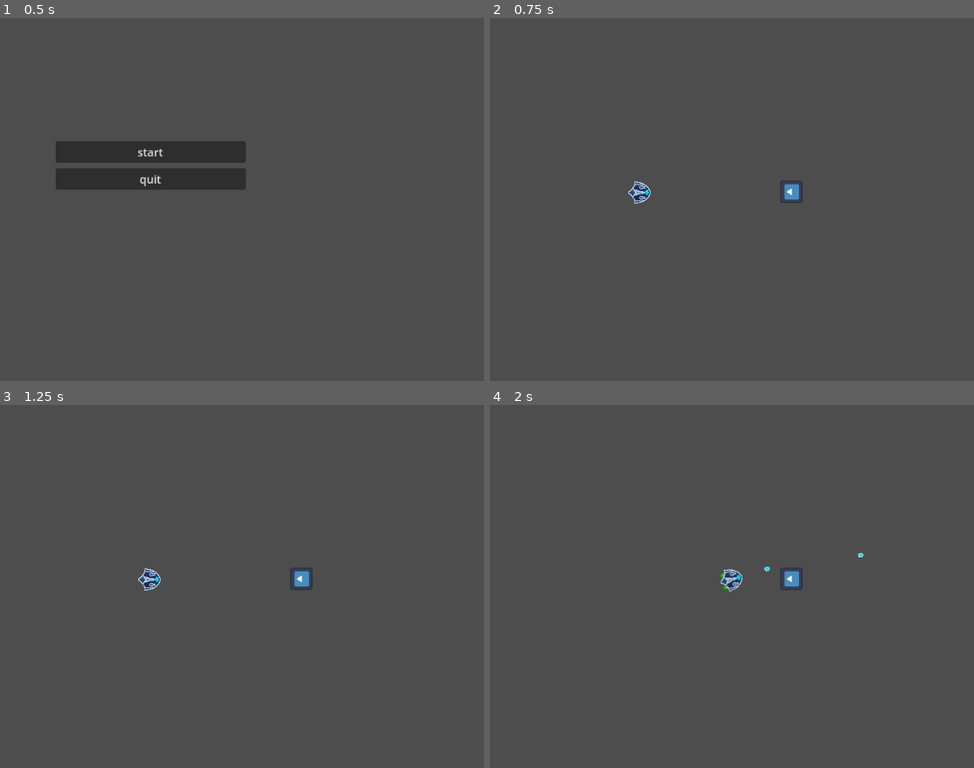
Above: before the commit, frames 1-4 (two rows, left to right).
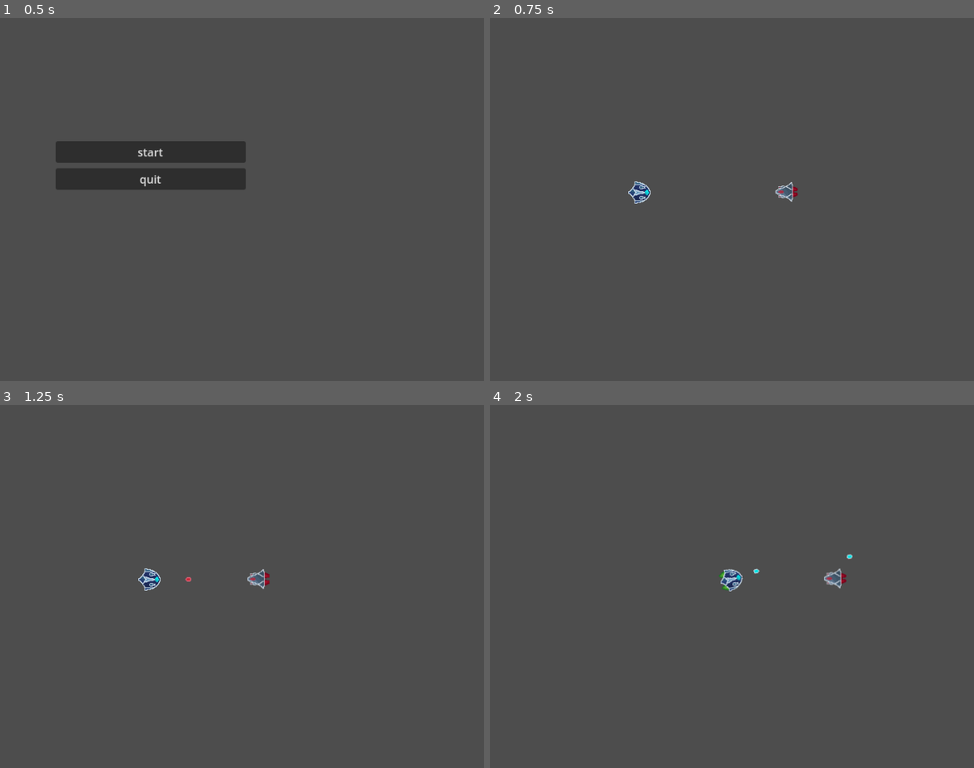
Above: after the commit, the same moments.

Repository: Pampaka/space-wanderer
Game: Godot game, scene res://main.tscn
Two runs of this game, one before a commit and one after it. Both use one fixed random seed, a clock stepped at 60 frames per second and the inputs below. The engine's default icon, where the game draws it, is replaced by a stand-in: a white triangle on a blue panel in a dark square.
Inputs (mouse positions are in pixels of both pictures, inside the frame that each line leads up to):
- Up to frame 1 (0.5 s): no input
- Up to frame 2 (0.75 s): click "start" at 0.5 s
- Up to frame 3 (1.25 s): no input
- Up to frame 4 (2 s): move the mouse to (785, 564) at 1.27 s; press the mouse at (785, 564) at 1.28 s; hold D (move_right) from 1.28 s (still down)

Frame 1 is identical in both runs. In frame 2, 0.2% of the frame differs, in the area x 58-65%, y 44-51%; in frame 3, 0.3%; in frame 4, 0.4%, in the area x 54-78%, y 40-51%.

Commit message:
add logic for pirate ship

Diff:
--- a/characters/space/pirates/pirate_ship_small/pirate_ship_small.gd
+++ b/characters/space/pirates/pirate_ship_small/pirate_ship_small.gd
@@ -3,7 +3,52 @@
 
 signal died
 
+@onready var weapon = $Blaster
+
 var health = 10
+
+var max_speed = 200.0
+var speed = max_speed
+var acceleration = 700.0
+var friction = 500.0
+var rotation_speed = acceleration / 30
+
+var target: Node2D
+var max_distance_to_target = 190
+var min_distance_to_target = 170
+var attack_distance_to_target = 250
+
+
+func _ready() -> void:
+	$Ship.play()
+	weapon.initialize(self)
+
+
+func _physics_process(delta: float) -> void:
+	# Movement
+	if target:
+		var direction = global_position.direction_to(target.global_position)
+		var distance = global_position.distance_to(target.global_position)
+
+		# Shooting
+		weapon.is_shooting = distance <= attack_distance_to_target
+
+		if distance > max_distance_to_target:
+			velocity = velocity.move_toward(direction * speed, acceleration * delta)
+		elif distance < min_distance_to_target:
+			velocity = velocity.move_toward(direction * -1 * speed, acceleration * delta)
+		else:
+			velocity = velocity.move_toward(Vector2.ZERO, friction * delta)
+		rotation = lerp_angle(rotation, direction.angle(), rotation_speed * delta)
+		$Ship.animation = "move"
+	else:
+		velocity = velocity.move_toward(Vector2.ZERO, friction * delta)
+		$Ship.animation = "idle"
+
+	if velocity.length() > speed:
+		velocity = velocity.normalized() * speed;
+
+	move_and_slide()
 
 
 func take_damage(damage: int):
@@ -16,3 +61,15 @@
 	health = 0
 	died.emit()
 	queue_free()
+
+
+func _on_aggro_zone_body_entered(body: Node2D) -> void:
+	if not target:
+		target = body
+		$AggroZone.scale = Vector2(35, 35)
+
+
+func _on_aggro_zone_body_exited(body: Node2D) -> void:
+	if body == target:
+		target = null
+		$AggroZone.scale = Vector2(30, 30)
--- a/characters/space/pirates/pirate_ship_small/pirate_ship_small.tscn
+++ b/characters/space/pirates/pirate_ship_small/pirate_ship_small.tscn
@@ -1,20 +1,82 @@
-[gd_scene load_steps=4 format=3 uid="uid://gwfybtqmslg6"]
+[gd_scene load_steps=12 format=3 uid="uid://gwfybtqmslg6"]
 
 [ext_resource type="Script" path="res://characters/space/pirates/pirate_ship_small/pirate_ship_small.gd" id="1_im65r"]
-[ext_resource type="Texture2D" uid="uid://bebqos4oeam77" path="res://icon.svg" id="1_smcie"]
+[ext_resource type="Texture2D" uid="uid://bxhbyjal3biwp" path="res://characters/space/pirates/pirate_ship_small/assets/pirate_ship_small.png" id="2_j32dq"]
+[ext_resource type="Texture2D" uid="uid://b0cbxwxayuiun" path="res://characters/space/pirates/pirate_ship_small/assets/pirate_ship_small_move.png" id="3_0hu3r"]
+[ext_resource type="PackedScene" uid="uid://cnv48v27683yf" path="res://weapons/space/blaster/blaster.tscn" id="4_xkymw"]
+[ext_resource type="Texture2D" uid="uid://d58ofbr5sx30" path="res://characters/space/pirates/assets/bullet.png" id="5_jlvpt"]
 
-[sub_resource type="CircleShape2D" id="CircleShape2D_xwfls"]
-radius = 16.0
+[sub_resource type="AtlasTexture" id="AtlasTexture_v4cg0"]
+atlas = ExtResource("3_0hu3r")
+region = Rect2(0, 0, 32, 32)
+
+[sub_resource type="AtlasTexture" id="AtlasTexture_fvrop"]
+atlas = ExtResource("3_0hu3r")
+region = Rect2(33, 0, 32, 32)
+
+[sub_resource type="SpriteFrames" id="SpriteFrames_76om1"]
+animations = [{
+"frames": [{
+"duration": 1.0,
+"texture": ExtResource("2_j32dq")
+}],
+"loop": true,
+"name": &"idle",
+"speed": 5.0
+}, {
+"frames": [{
+"duration": 1.0,
+"texture": SubResource("AtlasTexture_v4cg0")
+}, {
+"duration": 1.0,
+"texture": SubResource("AtlasTexture_fvrop")
+}],
+"loop": true,
+"name": &"move",
+"speed": 5.0
+}]
+
+[sub_resource type="CapsuleShape2D" id="CapsuleShape2D_u5fha"]
+radius = 9.0
+height = 26.0
+
+[sub_resource type="CapsuleShape2D" id="CapsuleShape2D_ykl28"]
+radius = 5.0
+
+[sub_resource type="CircleShape2D" id="CircleShape2D_80kdj"]
 
 [node name="PirateShipSmall" type="CharacterBody2D"]
 collision_layer = 4
 collision_mask = 5
 script = ExtResource("1_im65r")
 
-[node name="Sprite2D" type="Sprite2D" parent="."]
+[node name="Ship" type="AnimatedSprite2D" parent="."]
 rotation = 1.5708
-scale = Vector2(0.25, 0.25)
-texture = ExtResource("1_smcie")
+sprite_frames = SubResource("SpriteFrames_76om1")
+animation = &"move"
+frame_progress = 0.825318
 
 [node name="CollisionShape2D" type="CollisionShape2D" parent="."]
-shape = SubResource("CircleShape2D_xwfls")
+position = Vector2(3, 0)
+rotation = 1.57079
+shape = SubResource("CapsuleShape2D_u5fha")
+
+[node name="CollisionShape2D2" type="CollisionShape2D" parent="."]
+position = Vector2(-5, 0)
+shape = SubResource("CapsuleShape2D_ykl28")
+
+[node name="AggroZone" type="Area2D" parent="."]
+visible = false
+scale = Vector2(30, 30)
+collision_layer = 0
+
+[node name="CollisionShape2D" type="CollisionShape2D" parent="AggroZone"]
+shape = SubResource("CircleShape2D_80kdj")
+
+[node name="Blaster" parent="." instance=ExtResource("4_xkymw")]
+bullet_texture = ExtResource("5_jlvpt")
+bullet_mask = 1
+cool_down = 0.5
+
+[connection signal="body_entered" from="AggroZone" to="." method="_on_aggro_zone_body_entered"]
+[connection signal="body_exited" from="AggroZone" to="." method="_on_aggro_zone_body_exited"]
--- a/characters/space/player_ship/player_ship.gd
+++ b/characters/space/player_ship/player_ship.gd
@@ -4,9 +4,8 @@
 
 @onready var weapon = $Blaster
 
-const MAX_SPEED = 250.0
-
-var speed = MAX_SPEED
+var max_speed = 250.0
+var speed = max_speed
 var acceleration = 700.0
 var friction = 500.0
 var rotation_speed = acceleration / 30
@@ -23,10 +22,10 @@
 	if weapon.is_shooting:
 		rotation = global_position.angle_to_point(get_global_mouse_position())
 
+	# Movement
 	var direction = Input.get_vector("move_left", "move_right", "move_forward", "move_back")
 	direction = direction.normalized()
 
-	# Movement
 	if direction:
 		velocity = velocity.move_toward(direction * speed, acceleration * delta)
 		$Ship.animation = "move"
--- a/characters/space/player_ship/player_ship.tscn
+++ b/characters/space/player_ship/player_ship.tscn
@@ -1,9 +1,10 @@
-[gd_scene load_steps=9 format=3 uid="uid://bt7r1vwp1hh4g"]
+[gd_scene load_steps=10 format=3 uid="uid://bt7r1vwp1hh4g"]
 
 [ext_resource type="Script" path="res://characters/space/player_ship/player_ship.gd" id="1_816h7"]
 [ext_resource type="Texture2D" uid="uid://cdx11ouq061cw" path="res://characters/space/player_ship/assets/ship.png" id="1_cp0uy"]
 [ext_resource type="Texture2D" uid="uid://cun3h1yotard" path="res://characters/space/player_ship/assets/ship_move.png" id="2_pget1"]
-[ext_resource type="PackedScene" uid="uid://cypycf364rj33" path="res://characters/space/player_ship/weapons/blaster/blaster.tscn" id="4_xqouq"]
+[ext_resource type="PackedScene" uid="uid://cnv48v27683yf" path="res://weapons/space/blaster/blaster.tscn" id="4_78ten"]
+[ext_resource type="Texture2D" uid="uid://be6a3sby2qv34" path="res://characters/space/player_ship/assets/bullet.png" id="5_pk4wu"]
 
 [sub_resource type="AtlasTexture" id="AtlasTexture_llymq"]
 atlas = ExtResource("2_pget1")
@@ -50,5 +51,5 @@
 [node name="CollisionShape2D" type="CollisionShape2D" parent="."]
 shape = SubResource("CircleShape2D_neu7l")
 
-[node name="Blaster" parent="." instance=ExtResource("4_xqouq")]
-position = Vector2(16, 0)
+[node name="Blaster" parent="." instance=ExtResource("4_78ten")]
+bullet_texture = ExtResource("5_pk4wu")
--- a/characters/space/player_ship/weapons/blaster/blaster.tscn
+++ /dev/null
@@ -1,8 +0,0 @@
-[gd_scene load_steps=3 format=3 uid="uid://cypycf364rj33"]
-
-[ext_resource type="Script" path="res://characters/space/player_ship/weapons/blaster/blaster.gd" id="1_w35p2"]
-[ext_resource type="PackedScene" uid="uid://8jl3g5arv8rr" path="res://characters/space/player_ship/weapons/blaster/blaster_bullet.tscn" id="2_dnkm3"]
-
-[node name="Blaster" type="Node2D"]
-script = ExtResource("1_w35p2")
-bullet_scene = ExtResource("2_dnkm3")
--- a/characters/space/player_ship/weapons/blaster/blaster_bullet.tscn
+++ /dev/null
@@ -1,19 +0,0 @@
-[gd_scene load_steps=4 format=3 uid="uid://8jl3g5arv8rr"]
-
-[ext_resource type="Script" path="res://characters/space/player_ship/weapons/blaster/blaster_bullet.gd" id="1_imqgm"]
-[ext_resource type="Texture2D" uid="uid://be6a3sby2qv34" path="res://characters/space/player_ship/assets/bullet.png" id="1_pwa5g"]
-
-[sub_resource type="RectangleShape2D" id="RectangleShape2D_j7w44"]
-size = Vector2(8, 6)
-
-[node name="BlasterBullet" type="Area2D"]
-collision_layer = 2
-collision_mask = 4
-script = ExtResource("1_imqgm")
-
-[node name="CollisionShape2D" type="CollisionShape2D" parent="."]
-shape = SubResource("RectangleShape2D_j7w44")
-
-[node name="Sprite2D" type="Sprite2D" parent="."]
-rotation = 1.5708
-texture = ExtResource("1_pwa5g")
--- a/characters/space/player_ship/weapons/blaster/blaster.gd
+++ b/weapons/space/blaster/blaster.gd
@@ -2,16 +2,19 @@
 
 
 @export var bullet_scene: PackedScene
+@export var bullet_texture: Texture2D
+@export_flags_2d_physics var bullet_mask: int = 4
 
-var player: CharacterBody2D
+@export var damage = 3
+@export var cool_down = 0.3
+
+var blaster_owner: CharacterBody2D
 var is_shooting = false
-var damage = 3
-var cool_down = 0.3
 var time_since_last_shot = 0.0
 
 
 func initialize(character: CharacterBody2D):
-	player = character
+	blaster_owner = character
 
 
 func _process(delta: float) -> void:
@@ -21,7 +24,10 @@
 		time_since_last_shot = 0.0
 
 		var bullet = bullet_scene.instantiate()
+		bullet.set_texture(bullet_texture)
 		bullet.damage = damage
 		bullet.global_position = global_position
-		bullet.rotation = player.rotation
+		bullet.rotation = blaster_owner.rotation
+		bullet.set_collision_mask(bullet_mask)
+
 		get_tree().current_scene.add_child(bullet)
--- /dev/null
+++ b/weapons/space/blaster/blaster.tscn
@@ -0,0 +1,10 @@
+[gd_scene load_steps=4 format=3 uid="uid://cnv48v27683yf"]
+
+[ext_resource type="Script" path="res://weapons/space/blaster/blaster.gd" id="1_cak8m"]
+[ext_resource type="PackedScene" uid="uid://03u2cw0r0cyp" path="res://weapons/space/blaster/blaster_bullet.tscn" id="2_m2lml"]
+[ext_resource type="Texture2D" uid="uid://ceb0a7rli63gy" path="res://weapons/space/blaster/bullet.png" id="3_fns8g"]
+
+[node name="Blaster" type="Node2D"]
+script = ExtResource("1_cak8m")
+bullet_scene = ExtResource("2_m2lml")
+bullet_texture = ExtResource("3_fns8g")
--- a/characters/space/player_ship/weapons/blaster/blaster_bullet.gd
+++ b/weapons/space/blaster/blaster_bullet.gd
@@ -1,7 +1,6 @@
 extends Area2D
 
-const MAX_RANGE = 500.0
-
+var max_range = 300.0
 var damage = 3
 var speed = 700.0
 var current_range = 0.0
@@ -15,11 +14,15 @@
 	global_position += direction * distance
 
 	current_range += distance
-	if current_range >= MAX_RANGE:
+	if current_range >= max_range:
 		queue_free()
 
 
+func set_texture(texture: Texture2D):
+	$Sprite2D.texture = texture
+
+
 func _body_entered(body: Node2D):
-	if body.take_damage:
+	if body.has_method("take_damage"):
 		body.take_damage(damage)
-		queue_free()
+	queue_free()
--- /dev/null
+++ b/weapons/space/blaster/blaster_bullet.tscn
@@ -0,0 +1,19 @@
+[gd_scene load_steps=4 format=3 uid="uid://03u2cw0r0cyp"]
+
+[ext_resource type="Script" path="res://weapons/space/blaster/blaster_bullet.gd" id="1_qfug2"]
+[ext_resource type="Texture2D" uid="uid://ceb0a7rli63gy" path="res://weapons/space/blaster/bullet.png" id="2_6er7d"]
+
+[sub_resource type="RectangleShape2D" id="RectangleShape2D_j7w44"]
+size = Vector2(8, 6)
+
+[node name="BlasterBullet" type="Area2D"]
+collision_layer = 2
+collision_mask = 4
+script = ExtResource("1_qfug2")
+
+[node name="CollisionShape2D" type="CollisionShape2D" parent="."]
+shape = SubResource("RectangleShape2D_j7w44")
+
+[node name="Sprite2D" type="Sprite2D" parent="."]
+rotation = 1.5708
+texture = ExtResource("2_6er7d")
Binary file added: characters/space/pirates/assets/bullet.png
Not shown, added: characters/space/pirates/assets/bullet.png.import
Binary file added: characters/space/pirates/pirate_ship_small/assets/pirate_ship_small.png
Not shown, added: characters/space/pirates/pirate_ship_small/assets/pirate_ship_small.png.import
Binary file added: characters/space/pirates/pirate_ship_small/assets/pirate_ship_small_move.png
Not shown, added: characters/space/pirates/pirate_ship_small/assets/pirate_ship_small_move.png.import
Binary file added: weapons/space/blaster/bullet.png
Not shown, added: weapons/space/blaster/bullet.png.import
